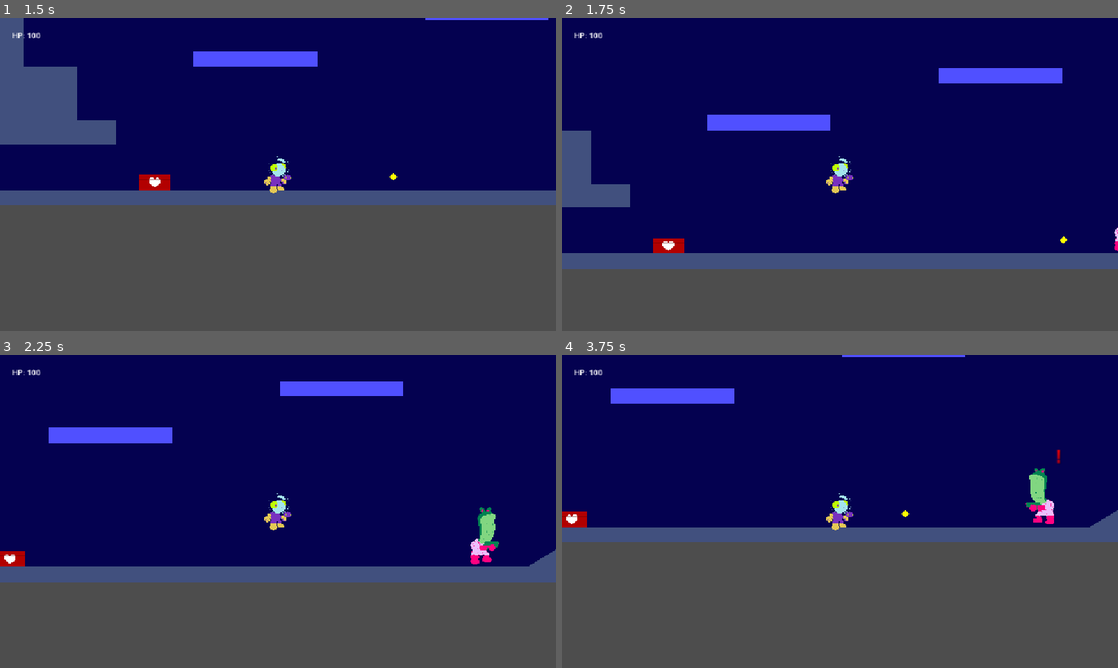
Above: before the commit, frames 1-4 (two rows, left to right).
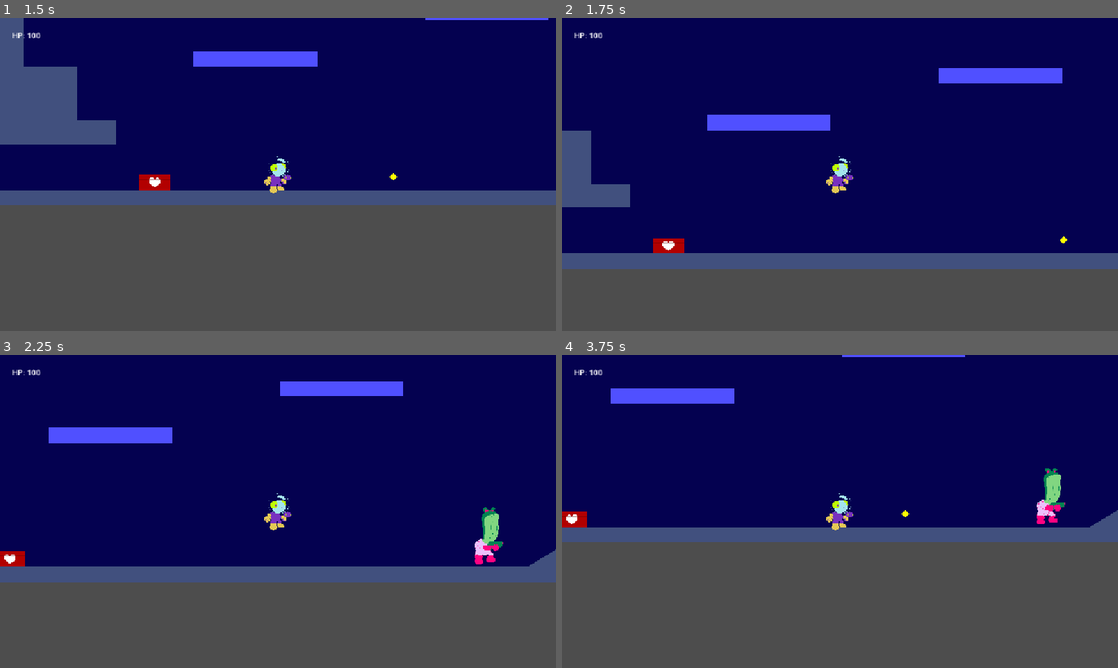
Above: after the commit, the same moments.

Repository: kv-mod3/FightClub-SpacePirates
Game: Godot game, scene res://levels/title_menu.tscn
Same seed, same stepped clock (60 frames per second), same inputs: the game is played once before the commit and once after it.
Inputs:
- Up to frame 1 (1.5 s): click "Debug Level" at 0.5 s; tap Enter (shoot) at 1.25, 1.35 s; hold D (right) from 1.28 s (still down)
- Up to frame 2 (1.75 s): keep holding D (right); tap Space (jump) at 1.52, 1.55 s
- Up to frame 3 (2.25 s): keep holding D (right); tap Space (jump) at 1.82, 2.1 s
- Up to frame 4 (3.75 s): tap Space (jump) at 2.27, 2.57, 3.05 s; tap Enter (shoot) at 2.3, 2.85, 3.6 s; release D (right) at 2.78 s; hold A (left) 2.78-3.53 s; hold D (right) from 3.53 s (still down)

Frame 1 is identical in both runs. In frame 2, less than 0.1% of the frame differs, in the area x 99-100%, y 66-75%; in frame 3, 0.4%; in frame 4, 0.8%, in the area x 83-91%, y 30-54%.

Commit message:
refactoring
Additional changes:
* Extra check to make sure stationary enemies don't move on loss of player detection
* Renamed some variables
* Unexported some variables

Diff:
--- a/project-space-pirates/levels/level_debug.tscn
+++ b/project-space-pirates/levels/level_debug.tscn
@@ -40,6 +40,7 @@
 
 [node name="PirateEnemy" parent="Enemies" instance=ExtResource("2_03qpd")]
 position = Vector2(248, 0)
+initial_direction = 1
 
 [node name="PirateEnemy2" parent="Enemies" instance=ExtResource("2_03qpd")]
 position = Vector2(752, -128)
--- a/project-space-pirates/objects/enemies/PirateEnemy/pirate_enemy.gd
+++ b/project-space-pirates/objects/enemies/PirateEnemy/pirate_enemy.gd
@@ -7,19 +7,18 @@
 	JUMP,
 	SHOOT
 }
-
 enum InitialDirection {LEFT, RIGHT}
 @export var initial_direction := InitialDirection.LEFT # Allows choosing initial direction within the editor.
-enum Type {
+enum EnemyMode {
 	STATIONARY, ## Enemy stands still and shoots if player is detected.
-	ROAMING ## Enemy moves back and forth and stops to shoot if player is detected.
+	ROAMING ## Enemy moves back and forth, stops to shoot if player is detected, then resumes roaming.
 }
-@export var mode_type := Type.STATIONARY
+@export var mode := EnemyMode.STATIONARY
 
-@export var health: float = 25
-@export var move_speed: float = 30
-@export var acceleration: float = 5 # How quickly the node accelerates to target velocity.
-@export var jump_velocity: float = -400
+var health: float = 25
+var move_speed: float = 30
+var acceleration: float = 5 # How quickly the node accelerates to target velocity.
+var jump_velocity: float = -400
 
 var bullet: PackedScene = preload("res://objects/enemies/PirateEnemy/pirate_bullet.tscn")
 
@@ -36,15 +35,16 @@
 	match initial_direction:
 		InitialDirection.LEFT:
 			direction = Vector2.LEFT
-			animate()
+			face_direction()
 		InitialDirection.RIGHT:
 			direction = Vector2.RIGHT
-			animate()
-	match mode_type:
-		Type.STATIONARY:
-			pass
-		Type.ROAMING:
-			pass
+			face_direction()
+	# Sets whether the enemy is stationary or roaming.
+	match mode:
+		EnemyMode.STATIONARY:
+			current_state = State.IDLE
+		EnemyMode.ROAMING:
+			current_state = State.MOVE
 
 
 func _physics_process(delta: float) -> void:
@@ -52,26 +52,26 @@
 	if not is_on_floor():
 		velocity += get_gravity() * delta
 	if is_on_floor():
-		match current_state:
-			State.MOVE:
-				move()
-				if instinct_to_jump == false:
-					instinct_to_jump = true # The instinctual need to jump becomes true.
-					$JumpingTimer.start(range(5, 10).pick_random()) # Picks a time between 5-10 seconds, until jump.
-			State.JUMP:
-				jump()
-				current_state = State.MOVE
-			State.SHOOT:
-				shoot(3)
-				current_state = State.IDLE
+		state_controller()
 	move_and_slide()
 
 
 func state_controller() -> void:
-	pass
+	match current_state:
+		State.MOVE:
+			move()
+			if instinct_to_jump == false:
+				instinct_to_jump = true # The instinctual need to jump becomes true.
+				$JumpingTimer.start(range(5, 10).pick_random()) # Picks a time between 5-10 seconds, until jump.
+		State.JUMP:
+			jump()
+			current_state = State.MOVE
+		State.SHOOT:
+			shoot(3)
+			current_state = State.IDLE
 
 
-func animate() -> void:
+func face_direction() -> void:
 	if direction == Vector2.RIGHT:
 		$TestSprite2D.flip_h = true
 		$DetectionArea2D/DetectCollisionShape.position = Vector2(108, -12) # Moves detection collision shape to the right.
@@ -102,7 +102,7 @@
 	$DirectionTimer.wait_time = range(2, 5).pick_random()
 	if current_state == State.MOVE:
 		direction = choose([Vector2.LEFT, Vector2.RIGHT])
-		animate()
+		face_direction()
 
 
 func _on_jumping_timer_timeout() -> void:
@@ -159,6 +159,8 @@
 # May need to use a loop for checking for body overlapping.
 func _on_detection_area_2d_body_exited(body: Node2D) -> void:
 	if body is Player:
-		current_state = State.MOVE
-		$DirectionTimer.wait_time = 5
 		print("Enemy lost sight of Player.")
+		# TODO: Check if there's anything that could be done for stationary enemies.
+		if mode == EnemyMode.ROAMING:
+			$DirectionTimer.wait_time = 5
+			current_state = State.MOVE
--- a/project-space-pirates/objects/level_objects/door.gd
+++ b/project-space-pirates/objects/level_objects/door.gd
@@ -1,4 +1,4 @@
-extends StaticBody2D
+extends CharacterBody2D
 
 var is_opening: bool = false
 
--- a/project-space-pirates/objects/level_objects/door.tscn
+++ b/project-space-pirates/objects/level_objects/door.tscn
@@ -2,7 +2,7 @@
 
 [ext_resource type="Script" uid="uid://da68h068bisy3" path="res://objects/level_objects/door.gd" id="1_jdpod"]
 
-[node name="Door" type="StaticBody2D"]
+[node name="Door" type="CharacterBody2D"]
 collision_mask = 6
 script = ExtResource("1_jdpod")
 
--- a/project-space-pirates/objects/player/PlayerPlatformer/player_platformer.gd
+++ b/project-space-pirates/objects/player/PlayerPlatformer/player_platformer.gd
@@ -7,6 +7,8 @@
 @export var jump_velocity: float = -400.0
 var bullet: PackedScene = preload("res://objects/player/PlayerPlatformer/player_bullet.tscn")
 
+var test_var: bool = false
+
 
 func _ready() -> void:
 	# Grabs the health in player_variables and replaces the placeholder in string (and formats it into an floored int).
@@ -14,6 +16,8 @@
 
 	# Alternative with same result:
 	# $CanvasLayer/HealthLabel.text = "HP: " + str(int(PlayerVariables.health))
+	return
+	print("I still printed despite the return.")
 
 
 func _physics_process(delta: float) -> void:
